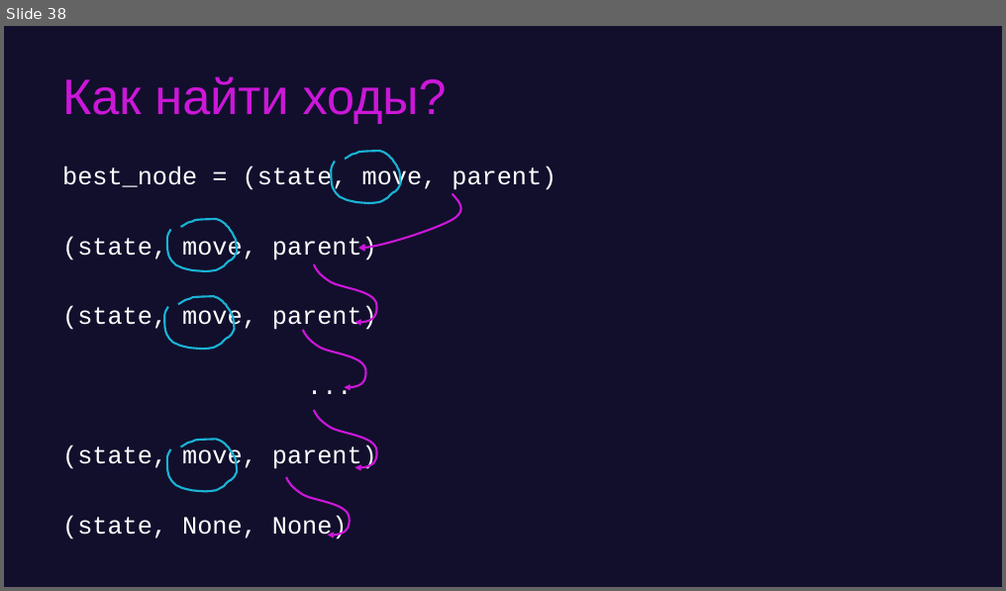
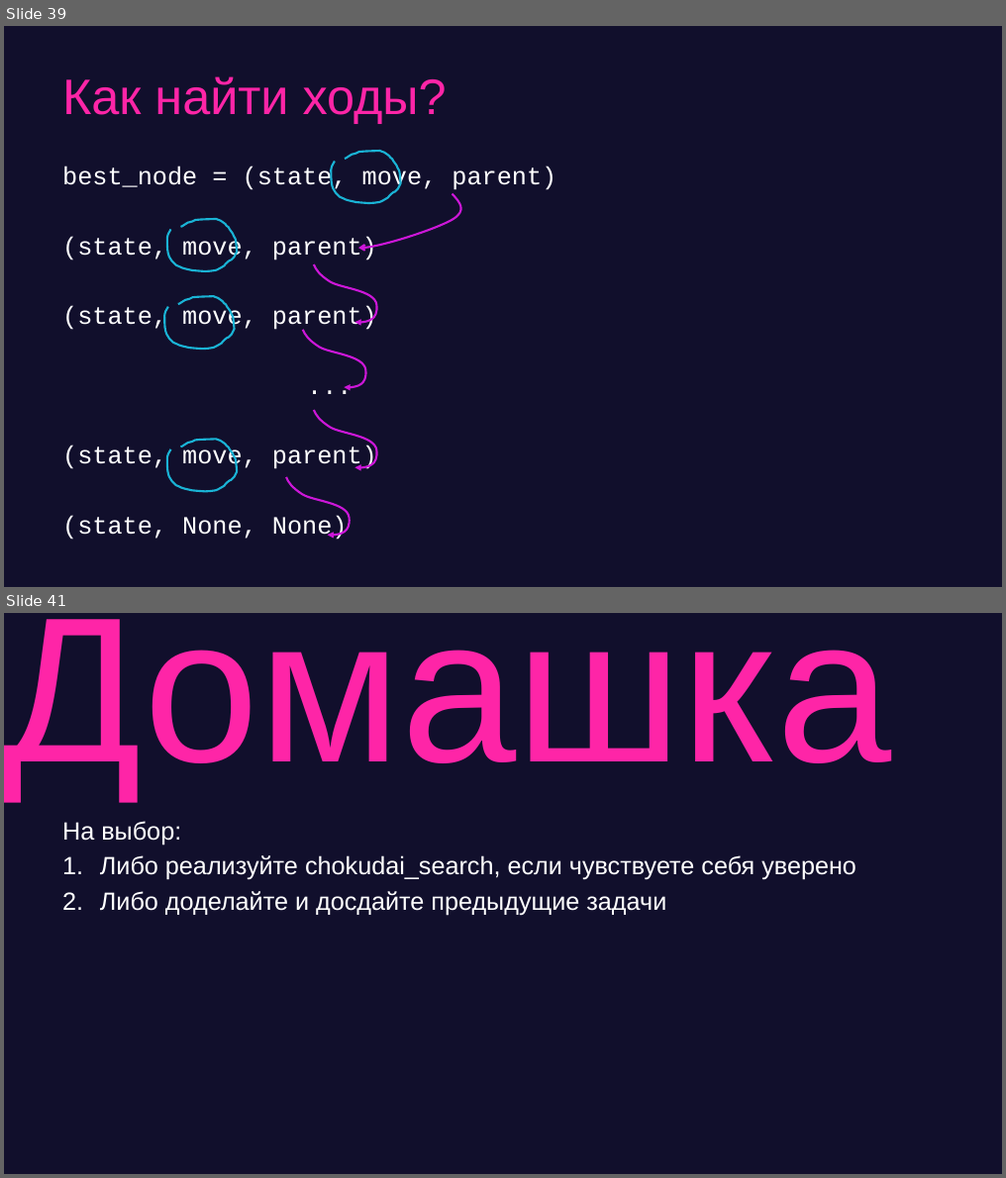
Before and after one commit to game-ai-course/game-ai-school, a slide deck: slides/online_4dx1.5h/day3-beam.pptx. Shown one above the other, each under a label of ours: slide 38 before the commit, slides 39 and 41 after it; the slides between them are not shown. The pictures are 1006x591 and 1006x1178 pixels, drawn with LibreOffice and Linux fonts; fonts in the diff are those of the drawing. Boxes give left, top, right and bottom in pixels: in the first picture for what was removed or moved away, otherwise in the second. Text is boxed around its words. In the diff, an @@ line names an element or a change of style, - is before the commit and + after.

```diff
--- a/slides/online_4dx1.5h/day3-beam.pptx
+++ b/slides/online_4dx1.5h/day3-beam.pptx
@@ slide 41 added at <box>4,613,1002,1174</box>, background #110F2C @@
@@ title added at <box>4,619,892,798</box>, 199 pt, text #FE25A7 @@
+Домашка
@@ text added at <box>62,821,856,915</box>, 24 pt, text #FFFFFF @@
+На выбор:
+1. Либо реализуйте chokudai_search, если чувствуете себя уверено
+2. Либо доделайте и досдайте предыдущие задачи
@@ what was slide 38 is now slide 39 @@
@@ slide 39 changed as well @@
@@ title "Как найти ходы?" at <box>62,76,447,124</box>: text colour #CC17D8 to #FE25A7 @@
```
Also in this commit, not shown: 37 other slides changed, 2 other slides added, 1 slide removed, 12 other files.
